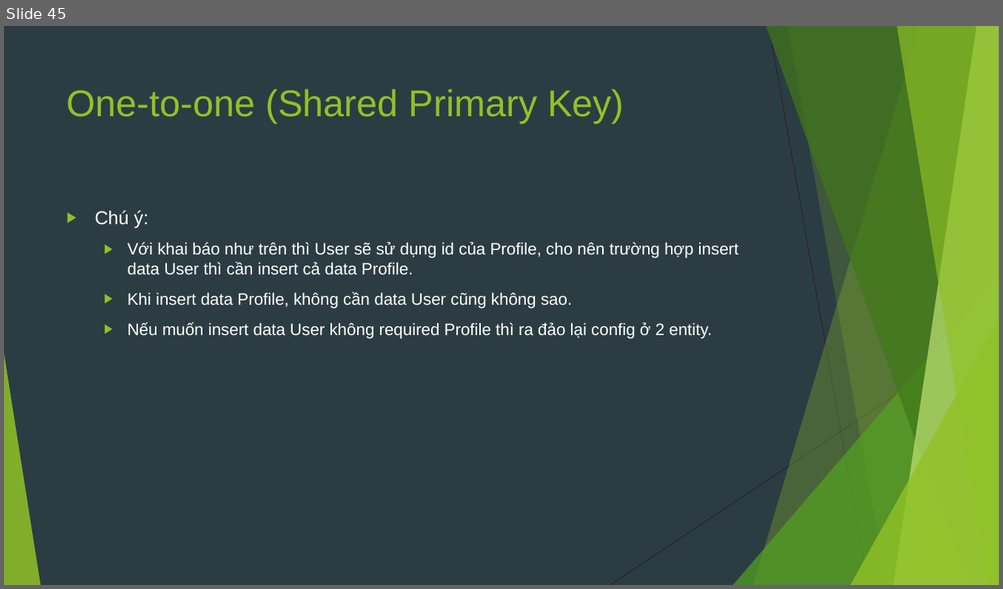
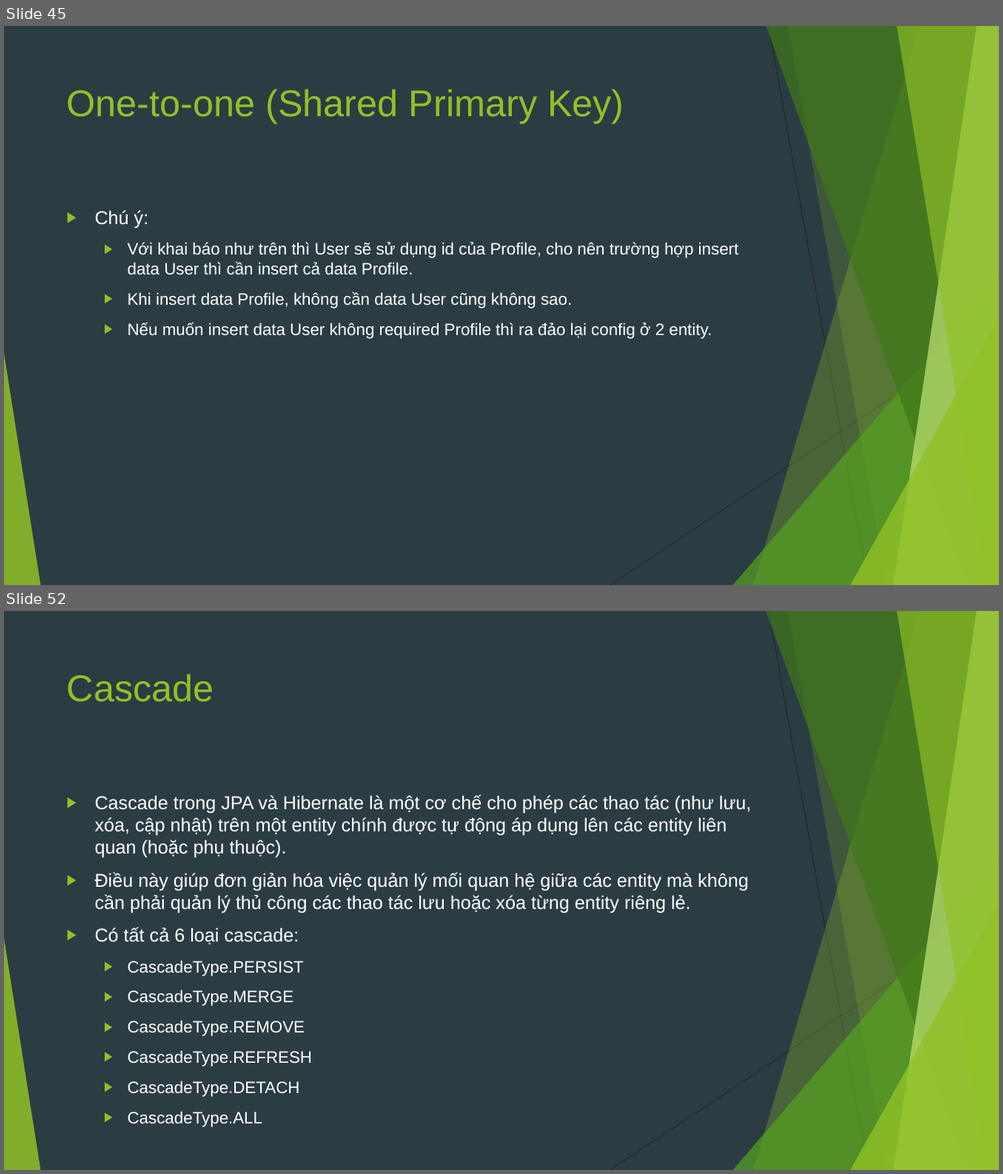
Before and after one commit to sobbingwind/SpringBoot, a slide deck: 07.Spring Data JPA.pptx. Shown one above the other, each under a label of ours: slide 45 before the commit, slides 45 and 52 after it; the slides between them are not shown. The pictures are 1003x589 and 1003x1174 pixels, drawn with LibreOffice and Linux fonts; fonts in the diff are those of the drawing. Boxes give left, top, right and bottom in pixels: in the first picture for what was removed or moved away, otherwise in the second. Text is boxed around its words. In the diff, an @@ line names an element or a change of style, - is before the commit and + after.

```diff
--- a/07.Spring Data JPA.pptx
+++ b/07.Spring Data JPA.pptx
@@ slide 52 added at (x1=4, y1=611, x2=999, y2=1170), background #2C3C43; not listed: 10 template elements that a slide beside it also shows @@
@@ title added at (x1=67, y1=674, x2=214, y2=702), 36 pt, text #90C226 @@
+Cascade
@@ text added at (x1=95, y1=795, x2=751, y2=1128), 18 pt, text #FFFFFF @@
+▶ Cascade trong JPA và Hibernate là một cơ chế cho phép các thao tác (như lưu, xóa, cập nhật) trên một entity chính được tự động áp dụng lên các entity liên quan (hoặc phụ thuộc).
+▶ Điều này giúp đơn giản hóa việc quản lý mối quan hệ giữa các entity mà không cần phải quản lý thủ công các thao tác lưu hoặc xóa từng entity riêng lẻ.
+▶ Có tất cả 6 loại cascade:
+  ▶ CascadeType.PERSIST
+  ▶ CascadeType.MERGE
+  ▶ CascadeType.REMOVE
+  ▶ CascadeType.REFRESH
+  ▶ CascadeType.DETACH
+  ▶ CascadeType.ALL
```
Also in this commit, not shown: 3 slides changed, 25 other slides added.
